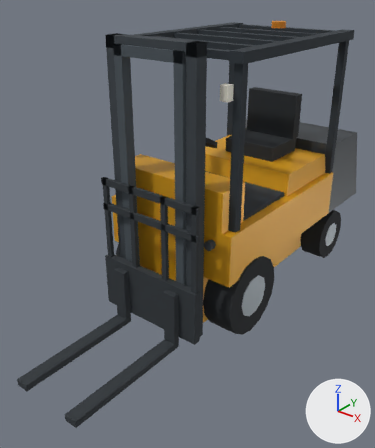
Renders of the glTF model public/models/vehicles/forklift.glb from each side of a commit.
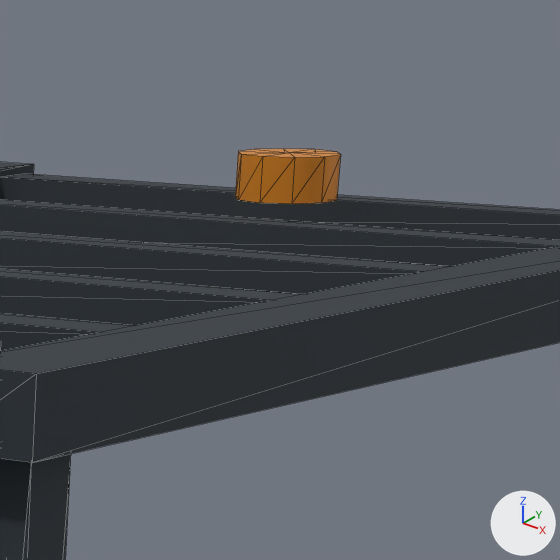
Old and new are each drawn whole from a 50 mm lens placed at (2.307, -3.154, 2.572), pointed at (-0.029, -0.234, 0.761) and again close up on the part from 64% to 84% of the width and 0% to 17% of the height. The lights are fixed; the arrows at lower right show +X, +Y and +Z. The older version's two pictures come first. The close-ups show mesh edges as thin lines. Vertices at exactly the same position are counted once.

Objects in the first close-up: 'body_matte', 'body_paint'.
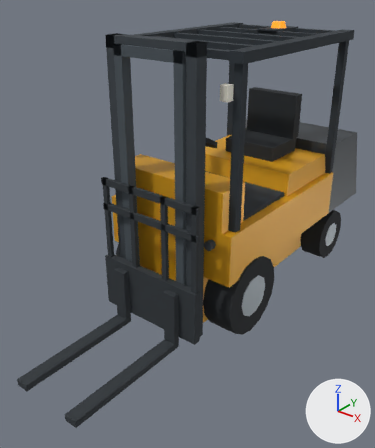
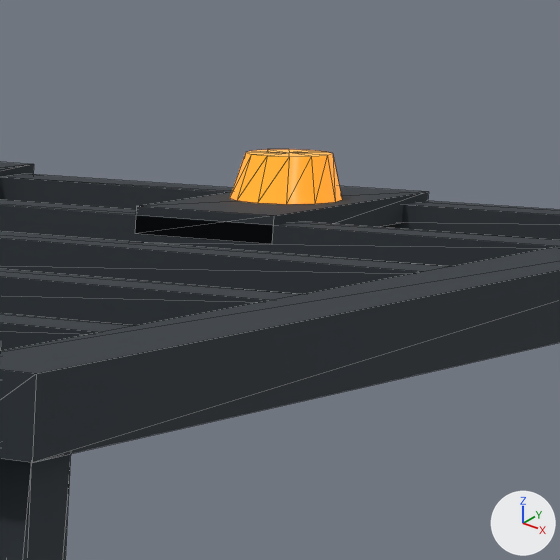
Changed parts and their boxes (x1, y1, x2, y2) in the close-ups (560 x 560 px):
'body_paint', reshaped (not visible afterwards)
    before: (235, 149, 341, 204)
'beacon', added (orange)
    after: (230, 149, 342, 204)
part 2 of me_mesh_1, added
    after: (135, 186, 429, 244)

The change, as a diff of the scene's bpy script:
```diff
--- a/public/models/vehicles/forklift.glb.py
+++ b/public/models/vehicles/forklift.glb.py
@@ mat_forklift_beacon @@
+mat_forklift_beacon = principled_material('forklift_beacon')
+mat_forklift_beacon.base_color = (0.745, 0.254, 0.013)  # orange #e08a1e
+mat_forklift_beacon.roughness = 0.3
+mat_forklift_beacon.emission_color = (0.745, 0.254, 0.013)  # orange #e08a1e
+mat_forklift_beacon.emission_strength = 1.0
@@ me_mesh_0 @@
 # used by ob_body_paint; location = (0.0, 0.0, 0.0)
-me_mesh_0.from_pydata(...)  # 170 vertices, 296 faces; spans x -0.6..0.6, y -0.52..1.75, z 0.12..2.2
+me_mesh_0.from_pydata(...)  # 146 vertices, 256 faces; spans x -0.6..0.6, y -0.52..1.75, z 0.12..1.95
+# me_mesh_0 part 1: the loose piece of 24 vertices spanning x -0.06..0.06, y 0.89..1.01, z 2.15..2.2 is deleted
 me_mesh_0.materials.append(mat_forklift_paint)
@@ me_mesh_1 @@
 # used by ob_body_matte; location = (0.0, 0.0, 0.0)
-me_mesh_1.from_pydata(...)  # 356 vertices, 612 faces; spans x -0.6..0.6, y -0.66..1.54, z 0.0..2.2
+me_mesh_1.from_pydata(...)  # 364 vertices, 624 faces; spans x -0.6..0.6, y -0.66..1.54, z 0.0..2.2
+# me_mesh_1 part 2: a new loose piece, a box spanning x -0.09..0.09, y 0.766..1.13, z 2.12..2.15, in mat_forklift_matte
 me_mesh_1.materials.append(mat_forklift_matte)
@@ me_mesh_4 @@
+me_mesh_4.from_pydata(...)  # 28 vertices, 48 faces; spans x -0.065..0.065, y -0.065..0.065, z 0.0..0.05
+me_mesh_4.materials.append(mat_forklift_beacon)  # orange #e08a1e, glowing orange #e08a1e
@@ ob_beacon @@
+ob_beacon = bpy.data.objects.new('beacon', me_mesh_4)
+ob_beacon.location = (0.0, 0.95, 2.15)
```
